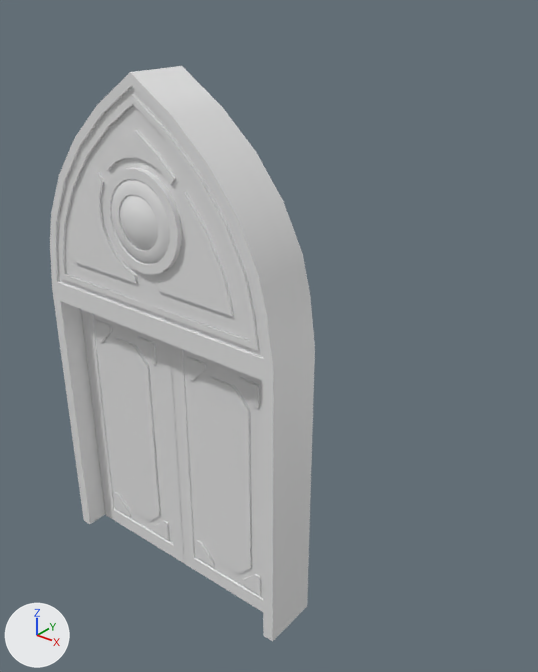
A saved change to the FBX model Magic Library/Assets/Assets/Art/Meshes/LargeDoor_Forehall.FBX.
The view is the same before and after, from a 50 mm lens placed at (8.17, -7.59, 10.2), pointed at (0.01, 2.61, 3.87). The lights are fixed; the arrows at lower left show +X, +Y and +Z. Materials are left out; every surface is plain grey. Where no turn or scale is listed for an object, it has been applied to the vertices.
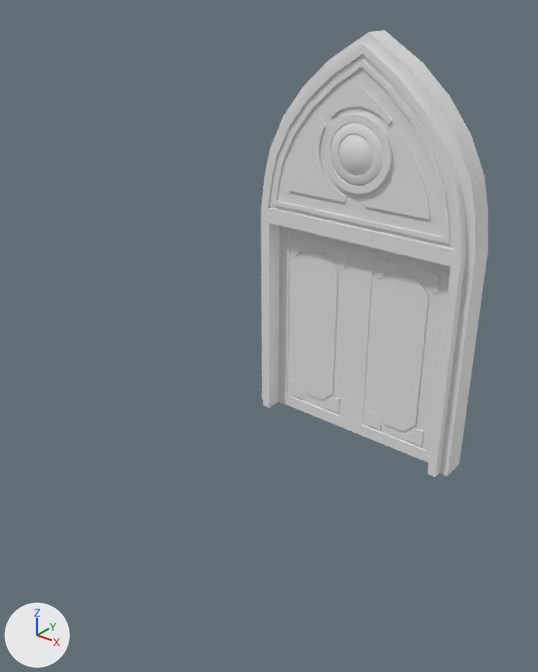
Where the change shows, as pixel boxes [x1, y1, x2, y2] in the pictures (538 x 672 px; the box of a moved part takes in the faces that stretch with it):
'LargeDoor_Forehall', reshaped, moved (14% narrower, 22% shorter)
    before: [50, 66, 315, 642]
    after: [261, 30, 488, 477]
'Box008', deleted
    before: [170, 344, 263, 612]
'Box009', deleted
    before: [81, 309, 185, 564]
'LargeDoor_Forehall_Right', added
    after: [352, 245, 451, 463]
'LargeDoor_Forehall_Left', added
    after: [278, 225, 362, 431]
part 1 of me_mesh, moved or reshaped
    before: [52, 66, 315, 641]
    after: [261, 30, 488, 477]

The change, as a list of edits to the scene's bpy script:
```text
Change me_mesh:
    used by ob_largedoor_forehall; location = (0.0, 0.1, 0.0)
    remove me_mesh.from_pydata(...)  # 868 vertices, 824 faces; spans x -2.5..2.5, y -0.66..0.66, z 0.0..9.0
    add me_mesh.from_pydata(...)  # 882 vertices, 829 faces; spans x -2.7..2.7, y -0.66..0.66, z 0.0..9.2
    me_mesh part 1
    46 vertices are removed from x -2.5..2.5, y -0.5..0.5, z 0.0..9.0
    96 faces are deleted
    19 vertices are added at x -2.7..2.7, y -0.3..0.3, z 0.0..9.2
    15 new vertices lie (0.0, -0.2, 0.0) away from vertices in x -2.5..2.5, y 0.5, z 0.0..9.0
    15 new vertices lie (0.0, 0.2, 0.0) away from vertices in x -2.5..2.5, y -0.5, z 0.0..9.0
    11 new vertices lie (0.0, 0.6, 0.0) away from vertices in x -2.58..2.58, y -0.3, z 6.06..9.2
    101 new faces join them
Add me_mesh_002_1:
    me_mesh_002_1.from_pydata(...)  # 136 vertices, 108 faces; spans x 0.0..2.3, y -0.21..0.01, z 0.0..5.0
Add me_mesh_001_1:
    me_mesh_001_1.from_pydata(...)  # 136 vertices, 108 faces; spans x -2.3..0.0, y -0.21..0.01, z 0.0..5.0
Remove ob_box008:
    ob_box008 = bpy.data.objects.new('Box008', me_mesh_002)
    ob_box008.location = (2.32, 0.1, 0.0)
Change ob_largedoor_forehall:
    ob_largedoor_forehall.location: (0.0, 0.1, 0.0) -> (0.0, 6.0, 0.0)
Remove ob_box009:
    ob_box009 = bpy.data.objects.new('Box009', me_mesh_001)
    ob_box009.location = (-2.3, 0.1, 0.0)
Add ob_largedoor_forehall_left:
    ob_largedoor_forehall_left = bpy.data.objects.new('LargeDoor_Forehall_Left', me_mesh_002_1)
    ob_largedoor_forehall_left.location = (-2.3, 6.1, 0.0)
Add ob_largedoor_forehall_right:
    ob_largedoor_forehall_right = bpy.data.objects.new('LargeDoor_Forehall_Right', me_mesh_001_1)
    ob_largedoor_forehall_right.location = (2.3, 6.1, 0.0)
```
